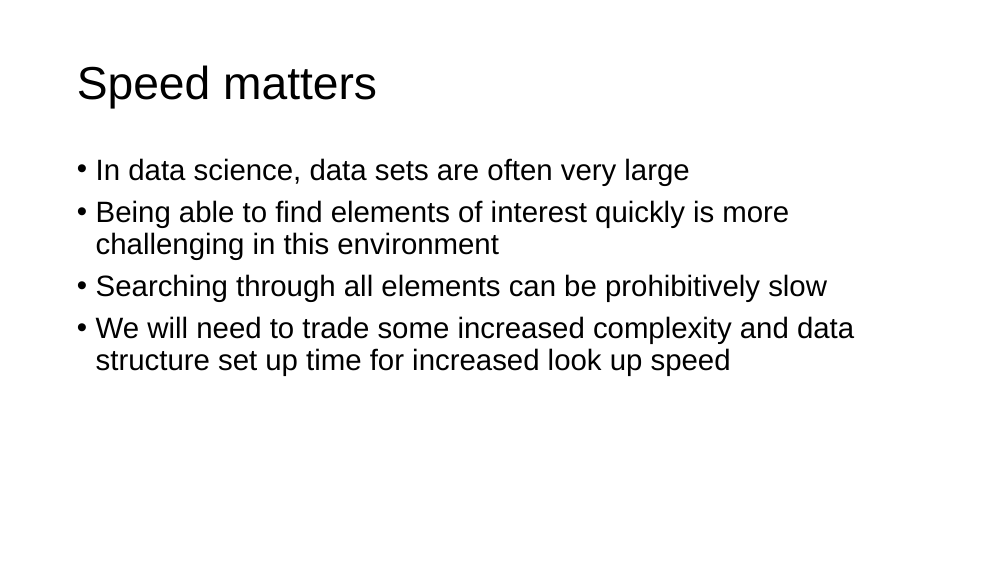
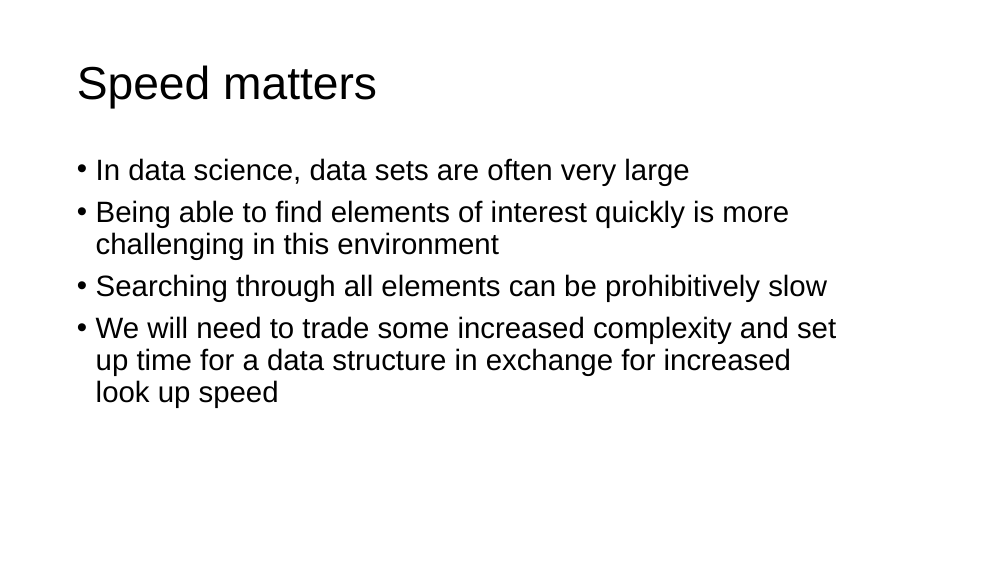
Before and after one commit to parrt/msds692, a slide deck: slide 2 of notes/hashtable.pptx. Drawn at 1008x567 pixels with LibreOffice and Linux fonts; fonts in the diff are those of the drawing; background and template pictures are left out. Boxes give left, top, right and bottom in pixels: in the first picture for what was removed or moved away, otherwise in the second. Text is boxed around its words. In the diff, an @@ line names an element or a change of style, - is before the commit and + after.

```diff
--- a/notes/hashtable.pptx
+++ b/notes/hashtable.pptx
@@ text at <box>96,316,836,408</box>: text changed @@
-• We will need to trade some increased complexity and data structure set up time for increased look up speed
+• We will need to trade some increased complexity and set up time for a data structure in exchange for increased look up speed
```
Also in this commit, not shown: 11 other slides changed, 2 other files.
